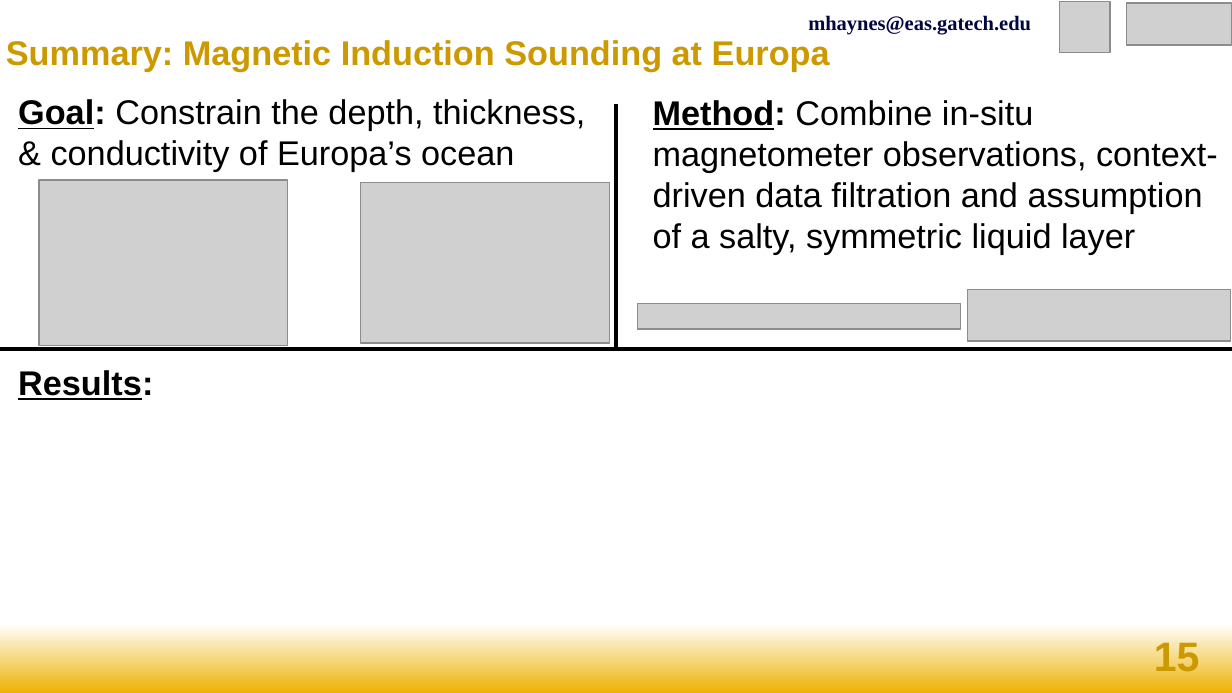
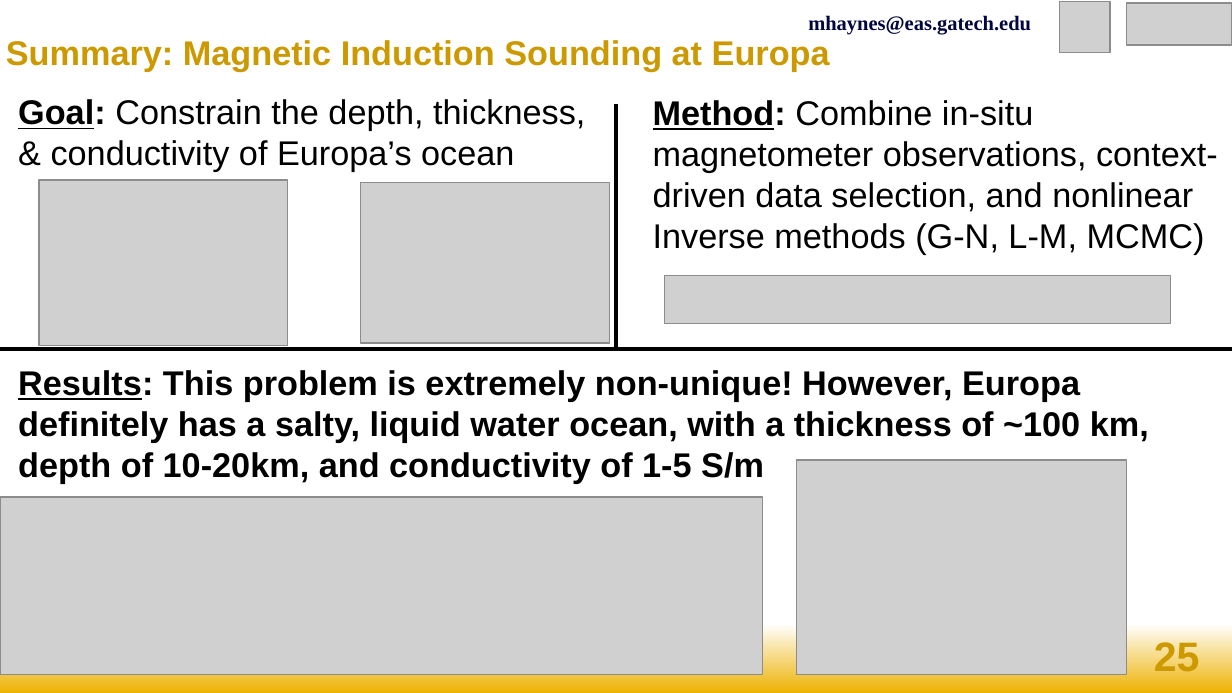
Before and after one commit to mike-haynes2/InverseMethods, a slide deck: slide 25 of Project/final_report/talk/haynes_EAS6134_final_talk.pptx (slide 15 before the commit). Drawn at 1232x693 pixels with LibreOffice and Linux fonts; fonts in the diff are those of the drawing; grey boxes stand for pictures. Boxes give left, top, right and bottom in pixels: in the first picture for what was removed or moved away, otherwise in the second. Text is boxed around its words. In the diff, an @@ line names an element or a change of style, - is before the commit and + after.

```diff
--- a/Project/final_report/talk/haynes_EAS6134_final_talk.pptx
+++ b/Project/final_report/talk/haynes_EAS6134_final_talk.pptx
@@ text at (653, 100, 1218, 255): text changed @@
-Method: Combine in-situ magnetometer observations, context-driven data filtration and assumption of a salty, symmetric liquid layer
+Method: Combine in-situ magnetometer observations, context-driven data selection, and nonlinear Inverse methods (G-N, L-M, MCMC)
@@ picture added at (664, 276, 1170, 324) @@
@@ picture removed at (967, 290, 1231, 341) @@
@@ picture removed at (637, 303, 961, 329) @@
@@ text at (18, 370, 1149, 483): text changed @@
-Results:
+Results: This problem is extremely non-unique! However, Europa definitely has a salty, liquid water ocean, with a thickness of ~100 km, depth of 10-20km, and conductivity of 1-5 S/m
@@ picture added at (796, 460, 1126, 674) @@
@@ picture added at (0, 496, 763, 674) @@
@@ page number at (1154, 638, 1200, 671): text changed @@
-15
+25
```
Also in this commit, not shown: 3 other slides changed, 12 slides added, 2 slides removed, 5 other files.
